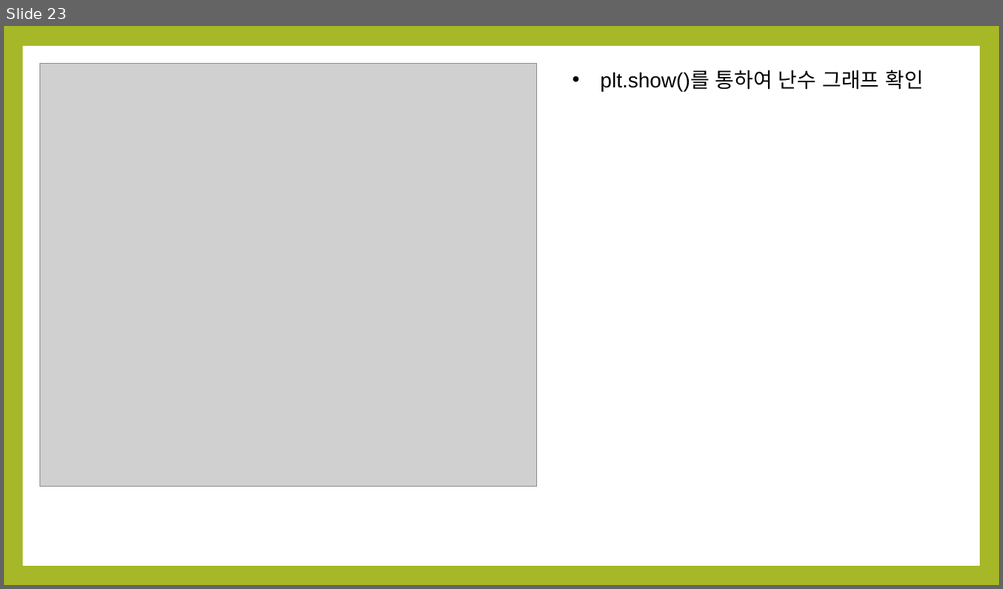
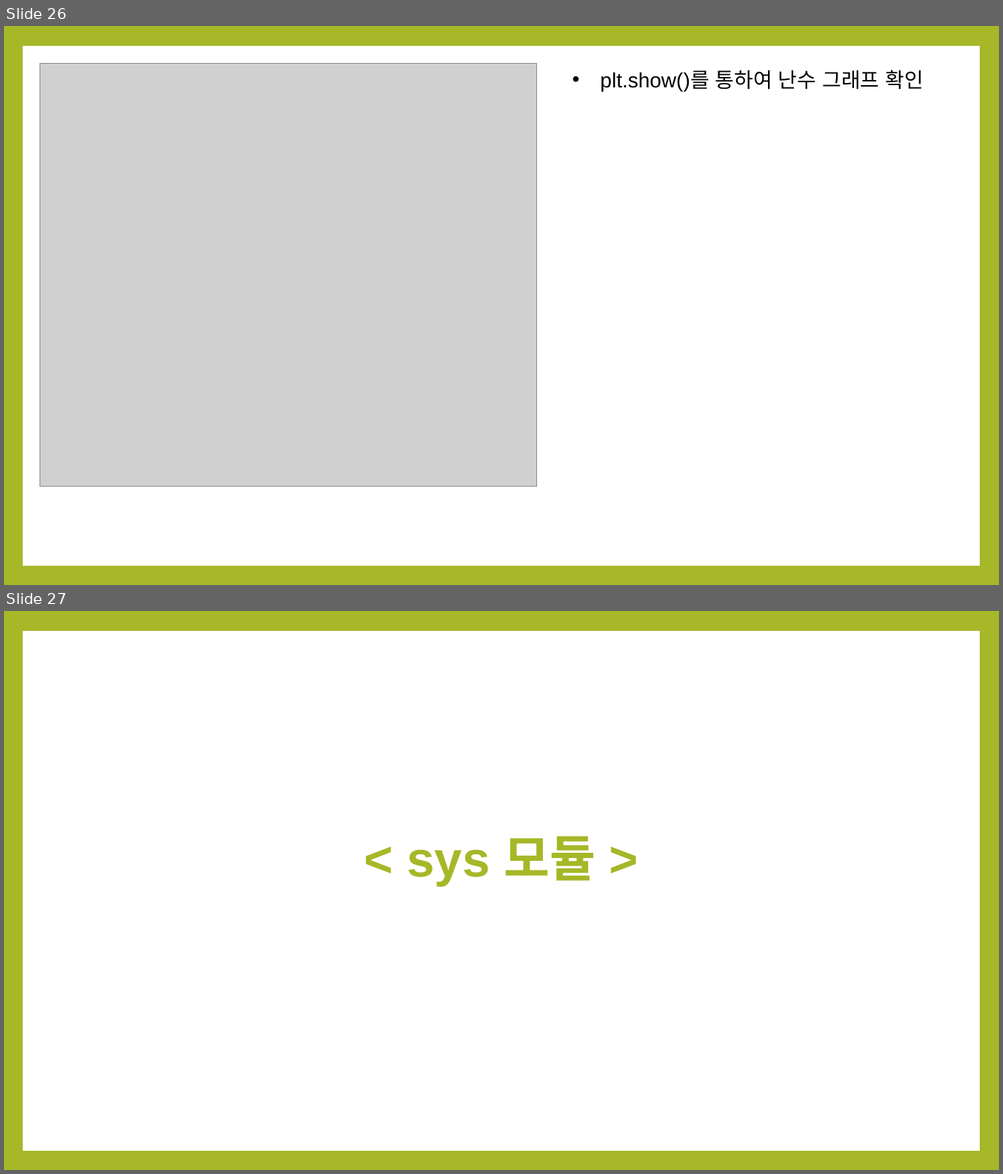
Before and after one commit to noheul1030/KOPO-Python-Vacation, a slide deck: Python과제/Python_11강.pptx. Shown one above the other, each under a label of ours: slide 23 before the commit, slides 26 and 27 after it. The pictures are 1003x589 and 1003x1174 pixels, drawn with LibreOffice and Linux fonts; fonts in the diff are those of the drawing; grey boxes stand for pictures. Boxes give left, top, right and bottom in pixels: in the first picture for what was removed or moved away, otherwise in the second. Text is boxed around its words. In the diff, an @@ line names an element or a change of style, - is before the commit and + after.

```diff
--- a/Python과제/Python_11강.pptx
+++ b/Python과제/Python_11강.pptx
@@ slide 27 added at bbox=[4, 611, 999, 1170], background #A6B727; not listed: 1 template element that a slide beside it also shows @@
@@ text added at bbox=[407, 836, 596, 886], 48 pt, text #A6B727, bold @@
+< sys 모듈 >
@@ what was slide 23 is now slide 26 @@
```
Also in this commit, not shown: 5 other slides added.
